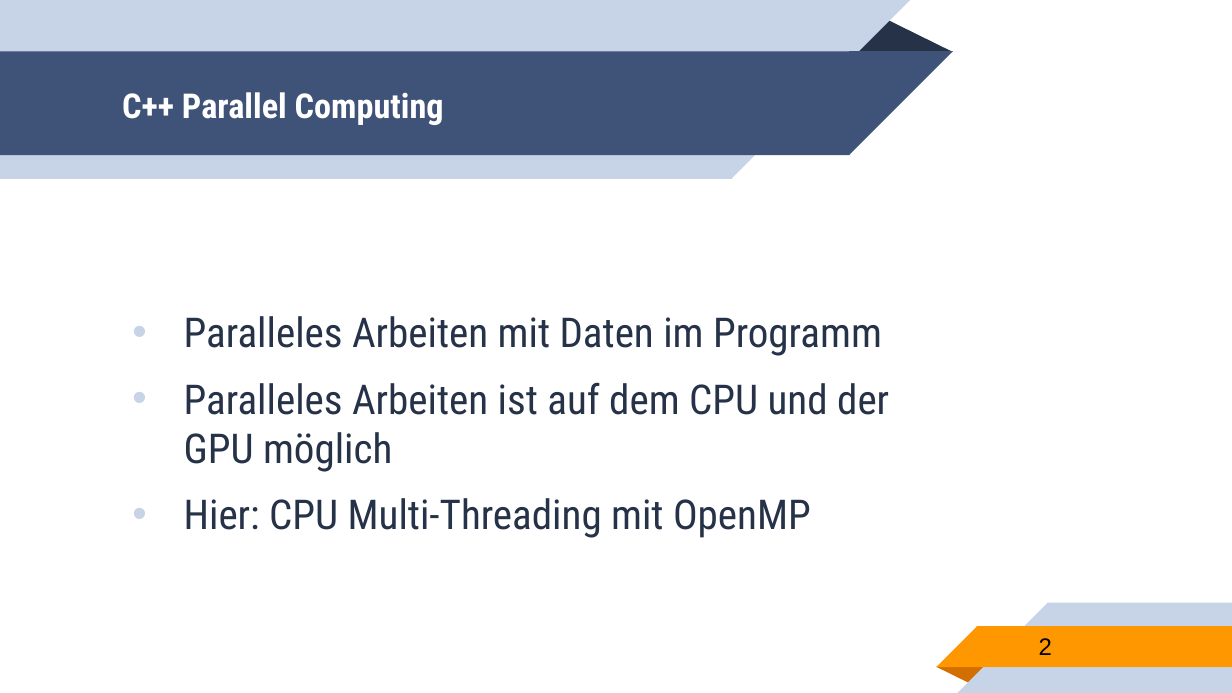
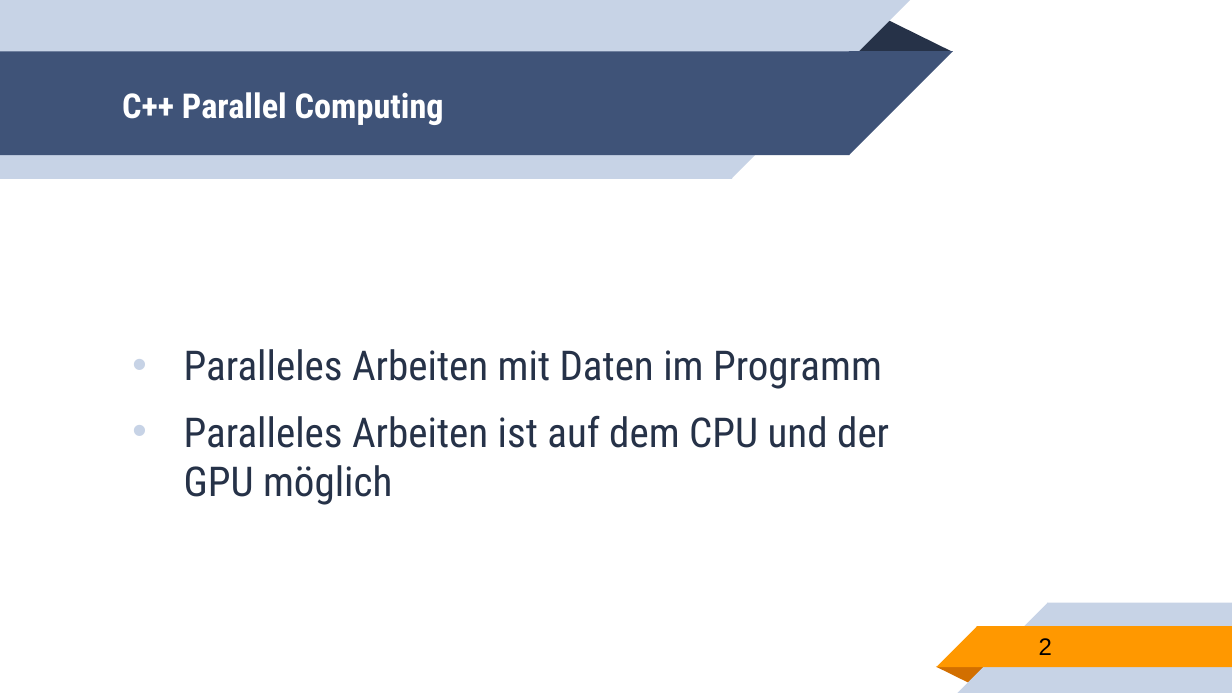
Before and after one commit to franneck94/UdemyCpp, a slide deck: slide 2 of lectures/Threads.pptx. Drawn at 1232x693 pixels with LibreOffice and Linux fonts; fonts in the diff are those of the drawing. Boxes give left, top, right and bottom in pixels: in the first picture for what was removed or moved away, otherwise in the second. Text is boxed around its words. In the diff, an @@ line names an element or a change of style, - is before the commit and + after.

```diff
--- a/lectures/Threads.pptx
+++ b/lectures/Threads.pptx
@@ text at (x1=184, y1=498, x2=811, y2=538): paragraph removed @@
-• Hier: CPU Multi-Threading mit OpenMP
```
Also in this commit, not shown: 1 other slide changed, 1 slide added, 3 other files.
